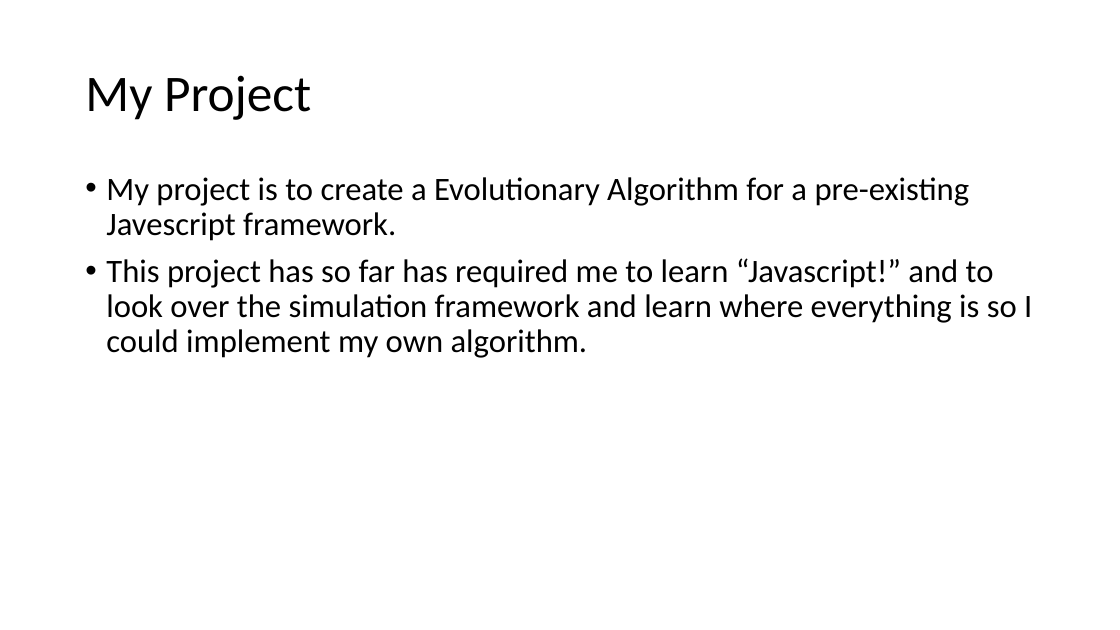
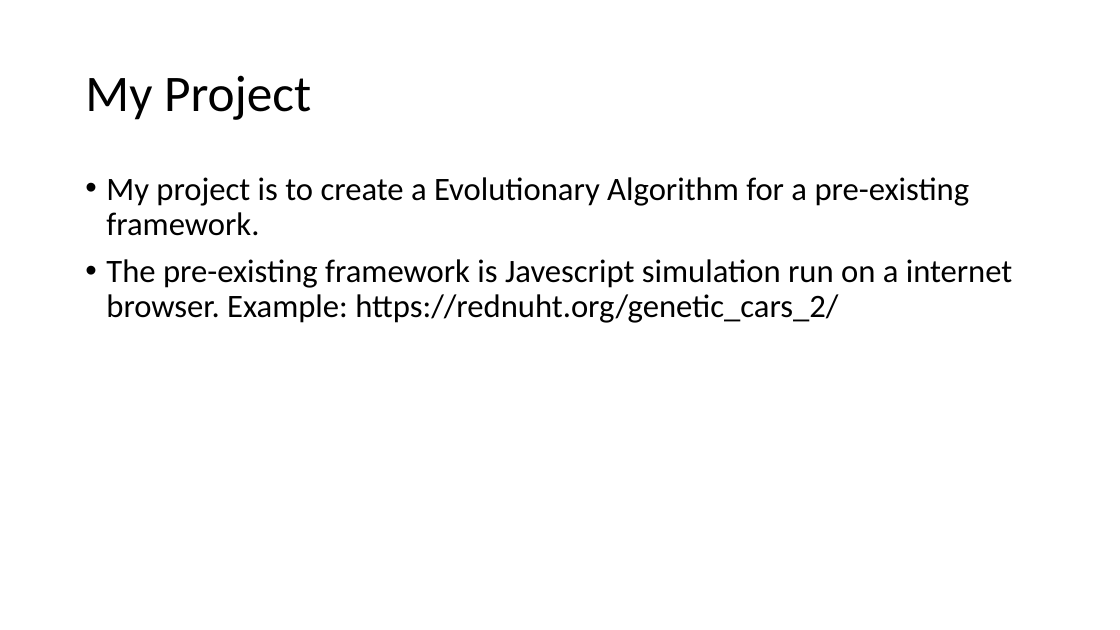
Before and after one commit to jonster100/Dissertation-, a slide deck: slide 2 of Documentation/Genetic-Cars-Simulation-presentation.odp. Drawn at 1120x630 pixels with LibreOffice and Linux fonts; fonts in the diff are those of the drawing. Boxes give left, top, right and bottom in pixels: in the first picture for what was removed or moved away, otherwise in the second. Text is boxed around its words. In the diff, an @@ line names an element or a change of style, - is before the commit and + after.

```diff
--- a/Documentation/Genetic-Cars-Simulation-presentation.odp
+++ b/Documentation/Genetic-Cars-Simulation-presentation.odp
@@ text at (x1=106, y1=177, x2=1013, y2=323): text changed @@
-• My project is to create a Evolutionary Algorithm for a pre-existing Javescript framework.
-• This project has so far has required me to learn “Javascript!” and to look over the simulation framework and learn where everything is so I could implement my own algorithm.
+• My project is to create a Evolutionary Algorithm for a pre-existing framework.
+• The pre-existing framework is Javescript simulation run on a internet browser. Example: https://rednuht.org/genetic_cars_2/
```
Also in this commit, not shown: 1 other slide changed, 1 slide added, 1 slide removed, 3 other files.
